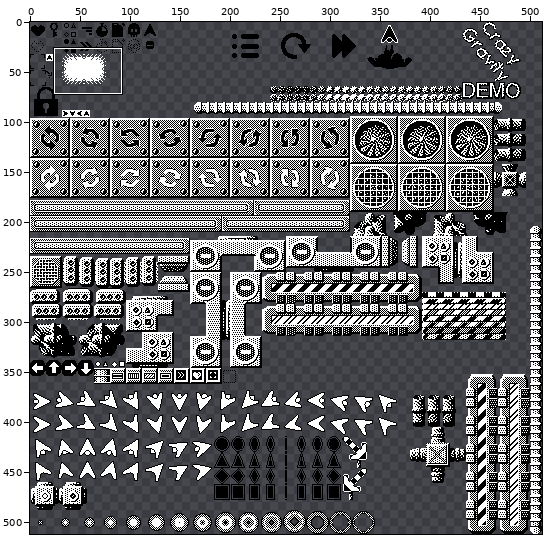
Sprite sheet -- Source/images/sprite_playdate.png. Above, an overview of the earlier version with the close-up marked.
Close-up. Before:
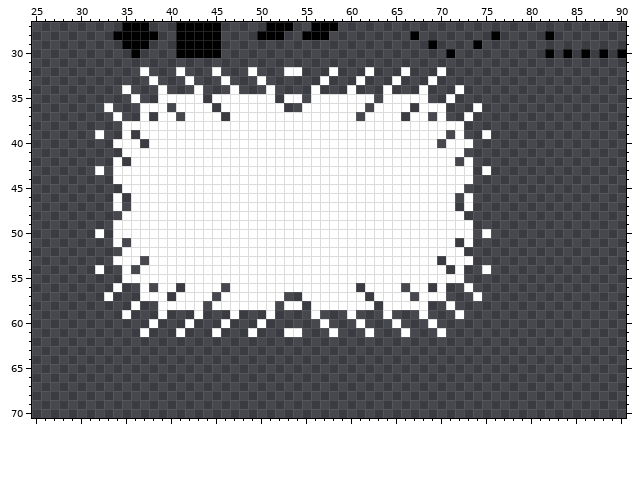
The file is 512x512 pixels. Colours within 5 levels of each other are drawn and written as one. Shown: x 25..90, y 27..70.
After the commit:
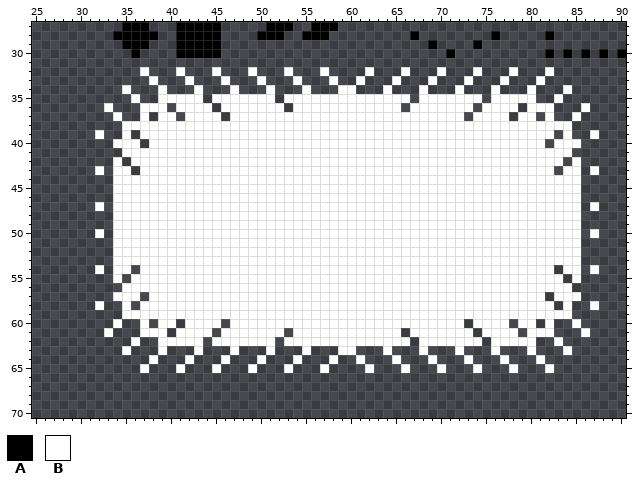
Palette (. is transparent): A #000000  B #ffffff
What changed:
@@ x 25..90 @@
 31 ..................................................................
-32 ............B...B...B...B...BB...B...B...B...B....................
-33 .............B...B...B...B......B...B...B...B.....................
-34 ..........B...B...B...B...B....B...B...B...B...B..................
-35 ...........B..BBBBB.BBBBBBB.BB.BBBBBBB.BBBBB..B...................
-36 ........B...BBB.BBBB.BBBBBBB..BBBBBBB.BBBB.BBB...B................
-37 .........B..B.BB.BBBB.BBBBBBBBBBBBBB.BBBB.BB.B..B.................
-38 ..........BBBBBBBBBBBBBBBBBBBBBBBBBBBBBBBBBBBBBB..................
-39 .......B..B.BBBBBBBBBBBBBBBBBBBBBBBBBBBBBBBBBB.B..B...............
-40 .........BBB.BBBBBBBBBBBBBBBBBBBBBBBBBBBBBBBB.BBB.................
-41 ..........BBBBBBBBBBBBBBBBBBBBBBBBBBBBBBBBBBBBBB..................
-42 .........B.BBBBBBBBBBBBBBBBBBBBBBBBBBBBBBBBBBBB.B.................
-43 .......B.BBBBBBBBBBBBBBBBBBBBBBBBBBBBBBBBBBBBBBBB.B...............
-44 .........BBBBBBBBBBBBBBBBBBBBBBBBBBBBBBBBBBBBBBBB.................
-45 ..........BBBBBBBBBBBBBBBBBBBBBBBBBBBBBBBBBBBBBB..................
-46 .........B.BBBBBBBBBBBBBBBBBBBBBBBBBBBBBBBBBBBB.B.................
-47 .........B.BBBBBBBBBBBBBBBBBBBBBBBBBBBBBBBBBBBB.B.................
-48 ..........BBBBBBBBBBBBBBBBBBBBBBBBBBBBBBBBBBBBBB..................
-49 .........BBBBBBBBBBBBBBBBBBBBBBBBBBBBBBBBBBBBBBBB.................
-50 .......B.BBBBBBBBBBBBBBBBBBBBBBBBBBBBBBBBBBBBBBBB.B...............
-51 .........B.BBBBBBBBBBBBBBBBBBBBBBBBBBBBBBBBBBBB.B.................
-52 ..........BBBBBBBBBBBBBBBBBBBBBBBBBBBBBBBBBBBBBB..................
-53 .........BBB.BBBBBBBBBBBBBBBBBBBBBBBBBBBBBBBB.BBB.................
-54 .......B..B.BBBBBBBBBBBBBBBBBBBBBBBBBBBBBBBBBB.B..B...............
-55 ..........BBBBBBBBBBBBBBBBBBBBBBBBBBBBBBBBBBBBBB..................
-56 .........B..B.BB.BBBB.BBBBBBBBBBBBBB.BBBB.BB.B..B.................
-57 ........B...BBB.BBBB.BBBBBBB..BBBBBBB.BBBB.BBB...B................
-58 ...........B..BBBBB.BBBBBBB.BB.BBBBBBB.BBBBB..B...................
-59 ..........B...B...B...B...B....B...B...B...B...B..................
-60 .............B...B...B...B......B...B...B...B.....................
-61 ............B...B...B...B...BB...B...B...B...B....................
-62 ..................................................................
-63 ..................................................................
-64 ..................................................................
-65 ..................................................................
+32 ............B...B...B...B...B...B....B...B...B...B...B...B........
+33 .............B...B...B...B...B...B..B...B...B...B...B...B.........
+34 ..........B...B...B...B...B...B...BB...B...B...B...B...B...B......
+35 ...........B..BBBBB.BBBBBBB.BBBBBBBBBBBBBB.BBBBBBB.BBBBB..B.......
+36 ........B...BBB.BBBB.BBBBBBB.BBBBBBBBBBBB.BBBBBBB.BBBB.BBB...B....
+37 .........B..B.BB.BBBB.BBBBBBBBBBBBBBBBBBBBBBBBBB.BBBB.BB.B..B.....
+38 ..........BBBBBBBBBBBBBBBBBBBBBBBBBBBBBBBBBBBBBBBBBBBBBBBBBB......
+39 .......B..B.BBBBBBBBBBBBBBBBBBBBBBBBBBBBBBBBBBBBBBBBBBBBBB.B..B...
+40 .........BBB.BBBBBBBBBBBBBBBBBBBBBBBBBBBBBBBBBBBBBBBBBBBB.BBB.....
+41 ..........BBBBBBBBBBBBBBBBBBBBBBBBBBBBBBBBBBBBBBBBBBBBBBBBBB......
+42 .........B.BBBBBBBBBBBBBBBBBBBBBBBBBBBBBBBBBBBBBBBBBBBBBBBB.B.....
+43 .......B.BB.BBBBBBBBBBBBBBBBBBBBBBBBBBBBBBBBBBBBBBBBBBBBBB.BB.B...
+44 .........BBBBBBBBBBBBBBBBBBBBBBBBBBBBBBBBBBBBBBBBBBBBBBBBBBBB.....
+45 .........BBBBBBBBBBBBBBBBBBBBBBBBBBBBBBBBBBBBBBBBBBBBBBBBBBBB.....
+46 .........BBBBBBBBBBBBBBBBBBBBBBBBBBBBBBBBBBBBBBBBBBBBBBBBBBBB.....
+47 .......B.BBBBBBBBBBBBBBBBBBBBBBBBBBBBBBBBBBBBBBBBBBBBBBBBBBBB.B...
+48 .........BBBBBBBBBBBBBBBBBBBBBBBBBBBBBBBBBBBBBBBBBBBBBBBBBBBB.....
+49 .........BBBBBBBBBBBBBBBBBBBBBBBBBBBBBBBBBBBBBBBBBBBBBBBBBBBB.....
+50 .......B.BBBBBBBBBBBBBBBBBBBBBBBBBBBBBBBBBBBBBBBBBBBBBBBBBBBB.B...
+51 .........BBBBBBBBBBBBBBBBBBBBBBBBBBBBBBBBBBBBBBBBBBBBBBBBBBBB.....
+52 .........BBBBBBBBBBBBBBBBBBBBBBBBBBBBBBBBBBBBBBBBBBBBBBBBBBBB.....
+53 .........BBBBBBBBBBBBBBBBBBBBBBBBBBBBBBBBBBBBBBBBBBBBBBBBBBBB.....
+54 .......B.BB.BBBBBBBBBBBBBBBBBBBBBBBBBBBBBBBBBBBBBBBBBBBBBB.BB.B...
+55 .........B.BBBBBBBBBBBBBBBBBBBBBBBBBBBBBBBBBBBBBBBBBBBBBBBB.B.....
+56 ..........BBBBBBBBBBBBBBBBBBBBBBBBBBBBBBBBBBBBBBBBBBBBBBBBBB......
+57 .........BBB.BBBBBBBBBBBBBBBBBBBBBBBBBBBBBBBBBBBBBBBBBBBB.BBB.....
+58 .......B..B.BBBBBBBBBBBBBBBBBBBBBBBBBBBBBBBBBBBBBBBBBBBBBB.B..B...
+59 ..........BBBBBBBBBBBBBBBBBBBBBBBBBBBBBBBBBBBBBBBBBBBBBBBBBB......
+60 .........B..B.BB.BBBB.BBBBBBBBBBBBBBBBBBBBBBBBBB.BBBB.BB.B..B.....
+61 ........B...BBB.BBBB.BBBBBBB.BBBBBBBBBBBB.BBBBBBB.BBBB.BBB...B....
+62 ...........B..BBBBB.BBBBBBB.BBBBBBBBBBBBBB.BBBBBBB.BBBBB..B.......
+63 ..........B...B...B...B...B...B...BB...B...B...B...B...B...B......
+64 .............B...B...B...B...B...B..B...B...B...B...B...B.........
+65 ............B...B...B...B...B...B....B...B...B...B...B...B........
 66 ..................................................................
